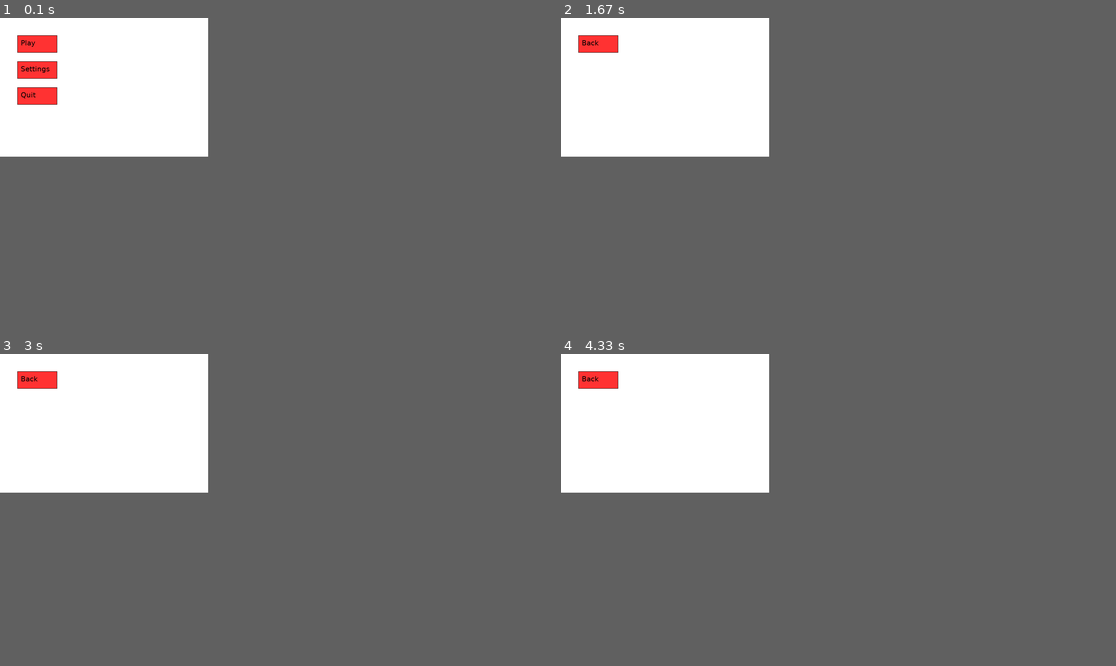
Above: before the commit, frames 1-4 (two rows, left to right).
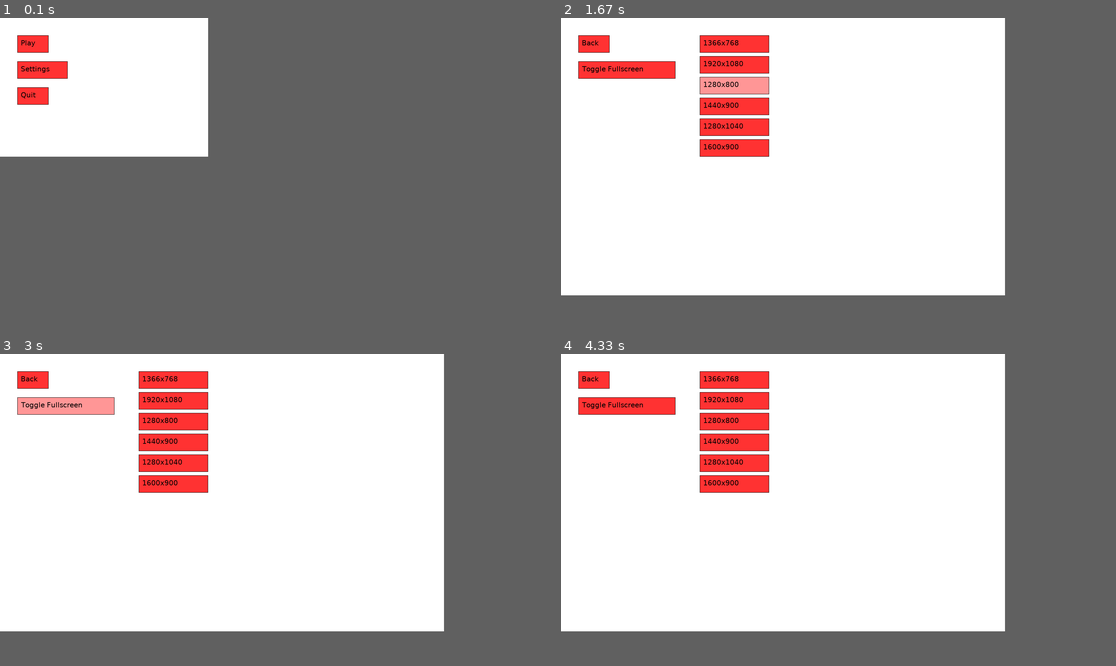
Above: after the commit, the same moments.

Repository: Bredgren/GenericGameEngine
Game: pygame game, started from python/example game/main.py
Same seed, same stepped clock (60 frames per second), same inputs: the game is played once before the commit and once after it. The source is Python 2; it was converted automatically to run under Python 3.
Inputs (mouse positions are in pixels of both pictures, inside the frame that each line leads up to):
- Up to frame 1 (0.1 s): no input
- Up to frame 2 (1.67 s): press the mouse at (594, 96) at 0.37 s; move the mouse to (594, 80) at 0.47 s; release the mouse at (599, 67) at 0.6 s; press the mouse at (594, 96) at 0.7 s; move the mouse to (594, 74) at 0.8 s; release the mouse at (594, 55) at 0.93 s; click "Settings" at 1.05 s; click (733, 86) at 1.55 s, where only the run after the commit has a clickable "1280x800"
- Up to frame 3 (3 s): press the mouse at (172, 422) at 1.87 s; move the mouse to (116, 453) at 1.97 s; release the mouse at (55, 485) at 2.1 s; press the mouse at (172, 422) at 2.2 s; move the mouse to (183, 444) at 2.3 s; release the mouse at (194, 469) at 2.43 s; click (44, 407) at 2.55 s, where only the run after the commit has a clickable "Toggle Fullscreen"
- Up to frame 4 (4.33 s): tap Enter at 3 s; press the mouse at (733, 378) at 3.37 s; move the mouse to (777, 428) at 3.47 s; release the mouse at (816, 475) at 3.6 s; press the mouse at (733, 378) at 3.7 s; move the mouse to (721, 400) at 3.8 s; release the mouse at (710, 422) at 3.93 s; press the mouse at (594, 378) at 4.03 s; move the mouse to (699, 397) at 4.13 s; release the mouse at (805, 413) at 4.27 s
In our replay, in frame 2 the window is 600x400 before the commit and 1280x800 after it. These sizes can differ from the game's own. Grey fills any space a smaller window leaves; there, only what the larger window draws over its background counts as a difference.

The runs differ from the first frame. In frame 1, 0.3% of the frame differs, in the area x 8-13%, y 5-28%; in frame 2, 5.2%, in the area x 3-38%, y 5-45%; in frame 3, 5.2%; in frame 4, 5.2%.

Commit message:
Add resolution options.

Diff:
--- a/python/example game/main.py
+++ b/python/example game/main.py
@@ -80,7 +80,7 @@
         button = self.__newButton()
         button.setAttribute(T.Position, value=T.Point(50, 50))
         button.setText("Play")
-        button.setShapeSize(DT.Size(115, 50))
+        button.setShapeSize(DT.Size(90, 50))
         button.getAttribute(MouseDown).newListener(play)
 
         def settings(value):
@@ -90,7 +90,7 @@
         button = self.__newButton()
         button.setAttribute(T.Position, value=T.Point(50, 125))
         button.setText("Settings")
-        button.setShapeSize(DT.Size(115, 50))
+        button.setShapeSize(DT.Size(145, 50))
         button.getAttribute(MouseDown).newListener(settings)
 
         def quit(value):
@@ -100,7 +100,7 @@
         button = self.__newButton()
         button.setAttribute(T.Position, value=T.Point(50, 200))
         button.setText("Quit")
-        button.setShapeSize(DT.Size(115, 50))
+        button.setShapeSize(DT.Size(90, 50))
         button.getAttribute(MouseDown).newListener(quit)
 
     def __setupSettingsMenu(self):
@@ -113,8 +113,41 @@
         button = self.__newButton()
         button.setAttribute(T.Position, value=T.Point(50, 50))
         button.setText("Back")
-        button.setShapeSize(DT.Size(115, 50))
+        button.setShapeSize(DT.Size(90, 50))
         button.getAttribute(MouseDown).newListener(back)
+
+        def fullscreen(value):
+            if not value:
+                display_object = self.gge.getDisplayObject()
+                fullscreen = display_object.getAttributeValue(DT.Fullscreen)
+                display_object.setAttribute(DT.Fullscreen, value=not fullscreen)
+
+        button = self.__newButton()
+        button.setAttribute(T.Position, value=T.Point(50, 125))
+        button.setText("Toggle Fullscreen")
+        button.setShapeSize(DT.Size(280, 50))
+        button.getAttribute(MouseDown).newListener(fullscreen)
+
+        # TODO: detect system resolution and change options based on that
+        resolutions = [(1366, 768), (1920, 1080), (1280, 800), (1440, 900),
+                       (1280, 1040), (1600, 900)]
+
+        def resolution(res):
+            def f(value):
+                if not value:
+                    display_object = self.gge.getDisplayObject()
+                    display_object.setAttribute(DT.Resolution, value=res)
+            return f
+
+        x = 400
+        y = 50
+        for res in resolutions:
+            button = self.__newButton()
+            button.setAttribute(T.Position, value=T.Point(x, y))
+            button.setText("%dx%d" % res)
+            button.setShapeSize(DT.Size(200, 50))
+            button.getAttribute(MouseDown).newListener(resolution(res))
+            y += 60
 
     def __cleanupMenu(self):
         for button in self.__current_buttons:
--- a/python/gge/DisplayTypes.py
+++ b/python/gge/DisplayTypes.py
@@ -188,6 +188,10 @@
     """Value type is Size."""
     pass
 
+class Fullscreen(SingletonAttribute):
+    """Value type is bool."""
+    pass
+
 class DisplayRep(SingletonAttribute):
     """Value type is DisplayRepType."""
     pass
--- a/python/gge/PygameDisplayObject.py
+++ b/python/gge/PygameDisplayObject.py
@@ -1,6 +1,6 @@
 
 from gge.GameObject import GameObject
-from gge.DisplayTypes import Resolution, DisplayRep
+from gge.DisplayTypes import Resolution, Fullscreen, DisplayRep
 from gge.Types import Position
 
 import pygame
@@ -19,7 +19,10 @@
         self.setAttribute(Resolution)
         res = self.getAttribute(Resolution)
         res.newListener(self.__handleResolution)
-        self.setAttribute(Resolution, value=(100, 100))
+
+        self.setAttribute(Fullscreen, value=False)
+        full = self.getAttribute(Fullscreen)
+        full.newListener(self.__handleFullscreen)
 
     def update(self, dt):
         reps_bgd = defaultdict(list)
@@ -50,8 +53,18 @@
     def getSystemFonts(self):
         return pygame.font.get_fonts()
 
+    def __updateDisplay(self):
+        res = self.getAttributeValue(Resolution)
+        flags = pygame.DOUBLEBUF | pygame.HWSURFACE
+        if self.getAttributeValue(Fullscreen):
+            flags |= pygame.FULLSCREEN
+        self.__display = pygame.display.set_mode(res, flags)
+
     def __handleResolution(self, value):
-        self.__display = pygame.display.set_mode(value)
+        self.__updateDisplay()
+
+    def __handleFullscreen(self, value):
+        self.__updateDisplay()
 
     def __drawLayer(self, pos_reps):
         for num in sorted(pos_reps.keys()):
